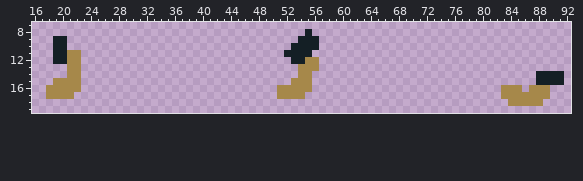
One commit to this sprite sheet: Sprites/animatedSprites/hand-recoil.png. The picture above is the old version.
The file is 192x64 pixels, drawn in blocks of 2x2; one block is one cell here. Shown: x 16..92, y 7..19.
The result:
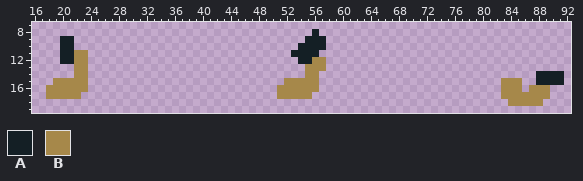
Palette (. is transparent): A #141f25  B #a6884a
What changed:
y 8: x 55..56 A. -> .A
y 9: x 19 A -> .; x 21 . -> A; x 54 A -> .; x 57 . -> A
y 10: x 19 A -> .; x 21 . -> A; x 53 A -> .; x 57 . -> A
y 11: x 19 A -> .; x 21 B -> A; x 23 . -> B; x 52 A -> .; x 56 . -> A
y 12: x 19 A -> .; x 21 B -> A; x 23 . -> B; x 53 A -> .; x 55 B -> A; x 57 . -> B
y 13: x 21 B -> .; x 23 . -> B; x 54 B -> .; x 57 . -> B
y 14: x 21 B -> .; x 23 . -> B; x 54 B -> .; x 56 . -> B
y 15: x 23 . -> B; x 52 . -> B; x 56 . -> B; x 83..85 ... -> BBB
y 16: x 23 . -> B; x 56 . -> B
y 17: x 22 . -> B; x 55 . -> B
Pixel boxes of the changes (left, top, right, bottom) in both pictures:
changed: (284, 29, 326, 99)
changed: (53, 36, 88, 99)
added: (501, 78, 522, 85)
